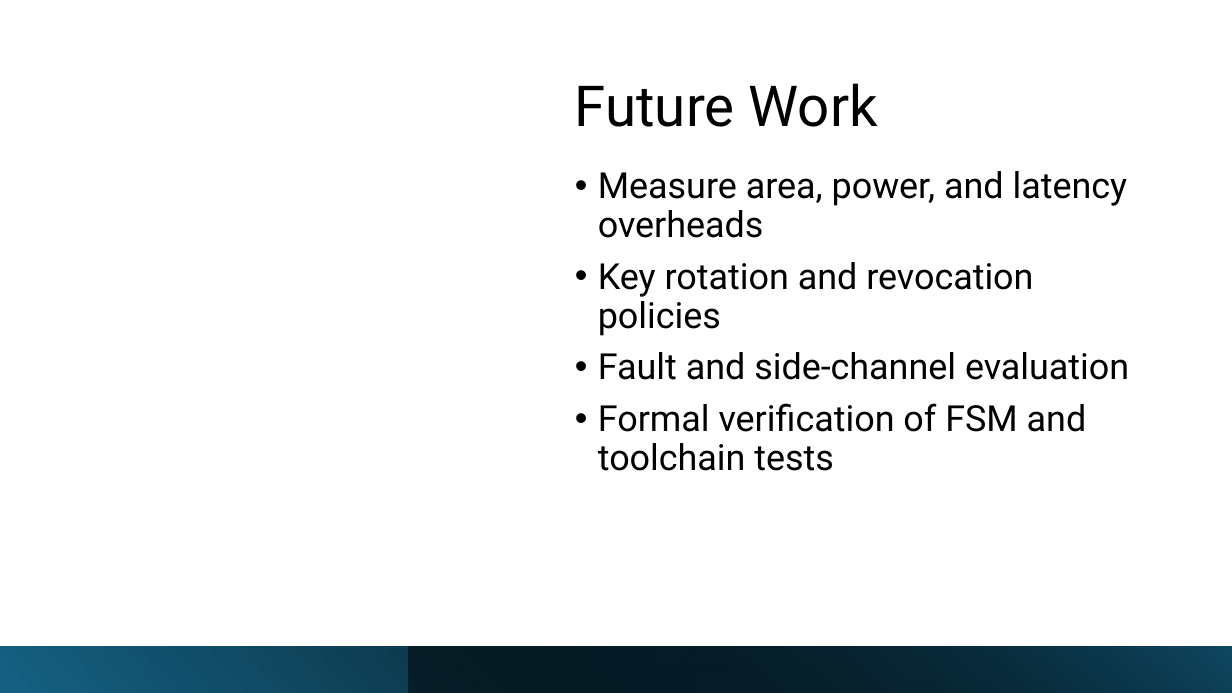
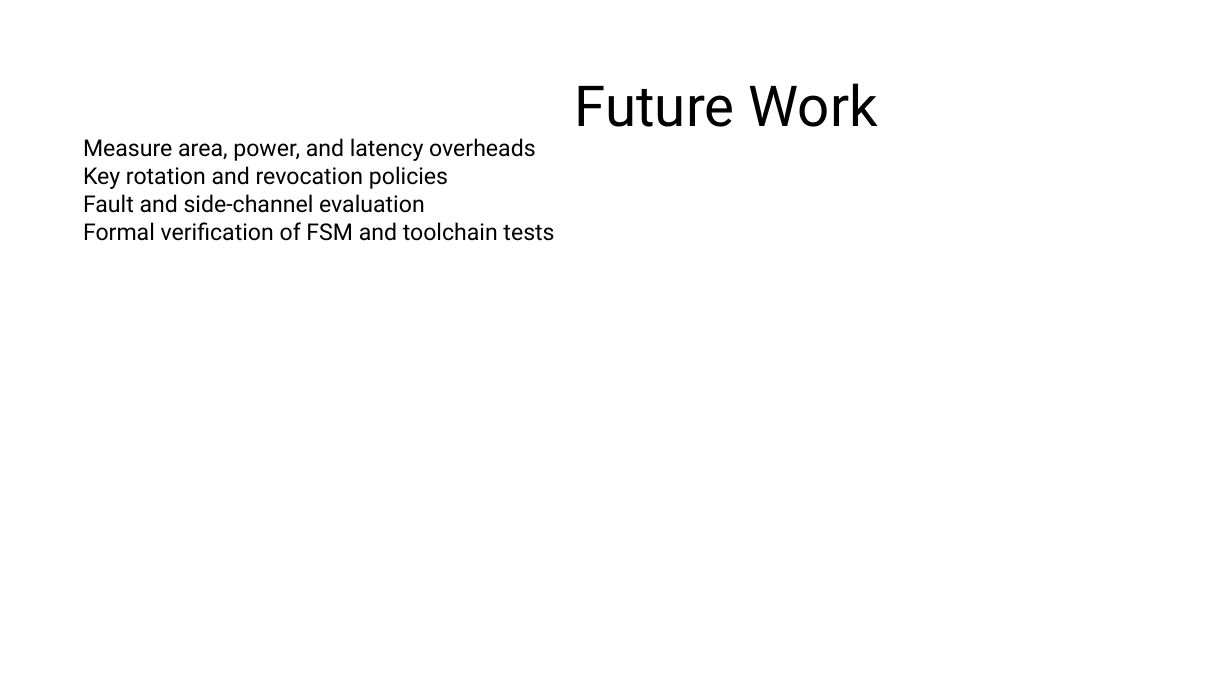
Before and after one commit to Maria618-hash/Ardiono-Alpha, a slide deck: slide 34 of thesis.pptx. Drawn at 1232x693 pixels with LibreOffice and Linux fonts; fonts in the diff are those of the drawing. Boxes give left, top, right and bottom in pixels: in the first picture for what was removed or moved away, otherwise in the second. Text is boxed around its words. In the diff, an @@ line names an element or a change of style, - is before the commit and + after.

```diff
--- a/thesis.pptx
+++ b/thesis.pptx
@@ text "Measure area, power, and latency ...": place and size @@
-text "Measure area, power, and latency ..." at (598, 171, 1129, 471)
+text "Measure area, power, and latency ..." at (83, 138, 554, 241)
@@ text "Measure area, power, and latency ..." at (83, 138, 554, 241): size 28 to 18 pt; bullet • to none; line spacing 0.9 to 1; less space between paragraphs @@
@@ rectangle removed at (0, 647, 1232, 693) @@
@@ rectangle removed at (409, 647, 1232, 693) @@
```
Also in this commit, not shown: 24 other slides changed, 10 slides added, 10 slides removed.
